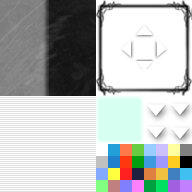
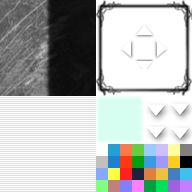
Comparing the layer stacks of the two (192, 192) images. Changes:
added layer "レイヤー #1" (85%) above "レイヤー" over (42, 0, 96, 96)
hid "レイヤー", painted on it over (0, 0, 96, 96)
